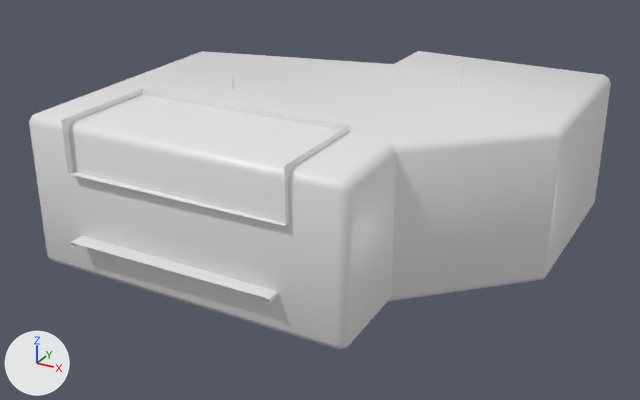
Renders of the FBX model Assets/Levels/Bar/Bar.fbx from each side of a commit.
One viewpoint serves both versions: a camera (50 mm lens) standing at (13.59, -19.87, 13.2) and looking at (0.51, 3.91, 1.31). Every picture has the same lights, and +X, +Y and +Z are marked at lower left. Where no turn or scale is listed for an object, it has been applied to the vertices. Vertices at the same position are counted once.

In view in the first picture: 'Room', 'bar'.
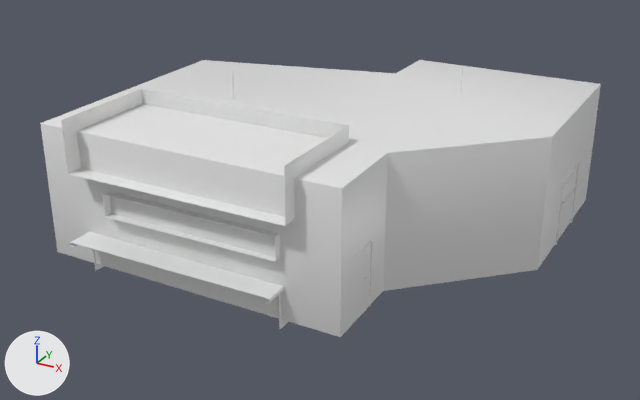
Patch to the scene script:
```diff
--- a/Assets/Levels/Bar/Bar.fbx.py
+++ b/Assets/Levels/Bar/Bar.fbx.py
@@ me_cube_022 @@
 me_cube_022.from_pydata(...)  # 224 vertices, 220 faces; spans x -6.71..8.03, y -1.8..11.5, z -0.28..4.79
 # used by ob_room; location = (0.0, 0.0, 0.0)
+# me_cube_022 part 1: the loose piece of 112 vertices spanning x -6.71..8.03, y -1.8..11.5, z -0.28..4.79 is deleted
 me_cube_022.materials.append(mat_bar)
```

Changed parts and their boxes (x1, y1, x2, y2) in the pictures (640 x 400 px):
'Room', reshaped (7% shorter): before (29, 51, 611, 349); after (40, 60, 601, 337)
part 1 of me_cube_022, deleted: before (29, 51, 611, 349)
'bar', unchanged, uncovered by the edit: before (61, 89, 349, 303); after (61, 89, 349, 330)
